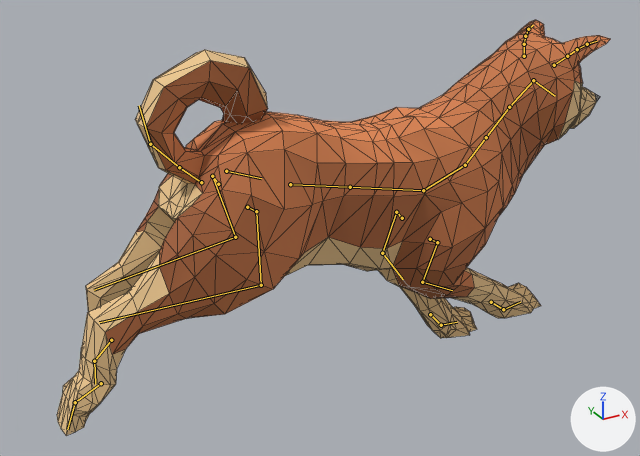
The glTF model assets/animals/dog.glb: old version first, new version second.
One viewpoint serves both versions: a camera (50 mm lens) standing at (-2.63, -5.29, 4.06) and looking at (0.3, 0.05, 1.39). Arrows for +X, +Y and +Z are at lower right; the lights stay in place. The picture after the commit comes second. Both versions are drawn at frame 0 of the action 'Run'; the numbers are the values there. The bones that change, and the others that lie on the model, are drawn over the model as lines. Mesh edges are drawn as thin lines.

Names of what the first picture shows: 'ShibaInu'.
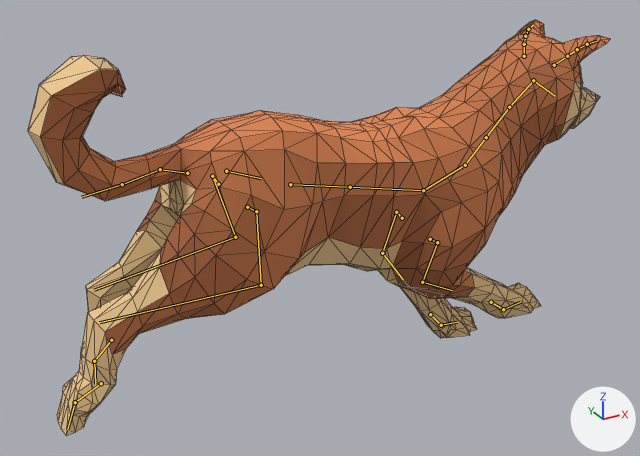
The edits, one by one:
Bone 'Tail1' (bone_tail1) moves from (0.0, -0.13, 0.01) to (0.0, 0.0, 0.0).
Bone 'Tail1' (bone_tail1) turns from (-3, 0, 0) to (-28, 0, 0) degrees about its own x, y and z.
Bone 'Tail2' (bone_tail2) turns from (6, 0, 0) to (-28, 0, 0) degrees about its own x, y and z.
Bone 'Tail3' (bone_tail3) turns from (-1, 0, 0) to (-28, 0, 0) degrees about its own x, y and z.

Changed parts and their boxes (x1, y1, x2, y2) in the pictures (640 x 456 px):
'ShibaInu', posed
    before: (57, 20, 610, 436)
    after: (28, 20, 610, 436)
bone 'Tail1', root to tip
    before: (201, 182) to (179, 167)
    after: (187, 173) to (160, 169)
bone 'Tail2', root to tip
    before: (179, 167) to (150, 144)
    after: (160, 169) to (122, 184)
bone 'Tail3', root to tip
    before: (150, 144) to (139, 105)
    after: (122, 184) to (81, 197)
